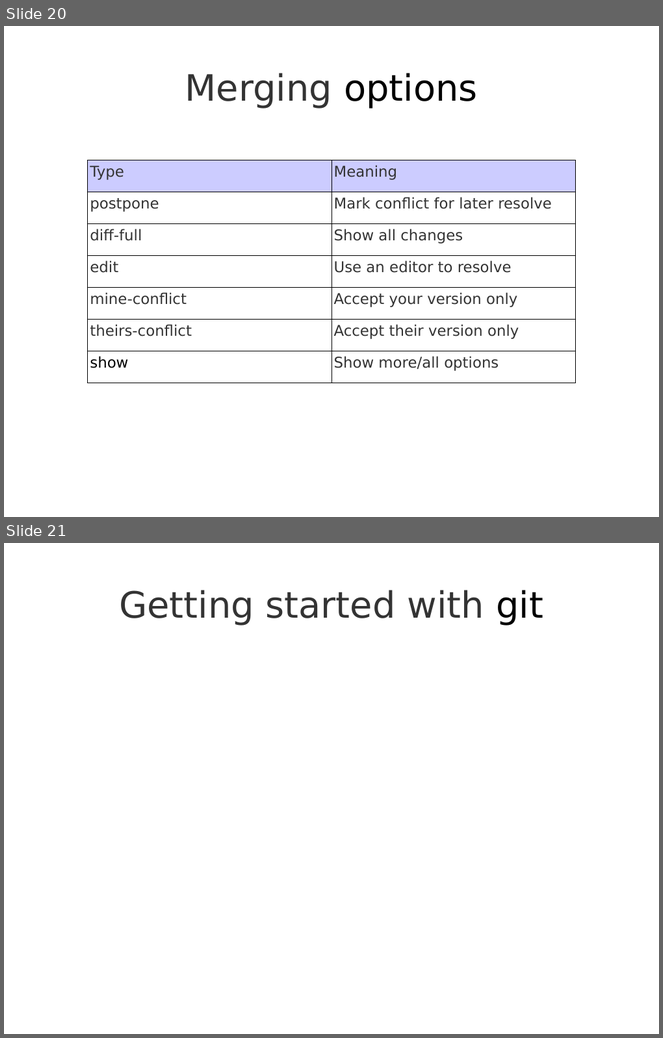
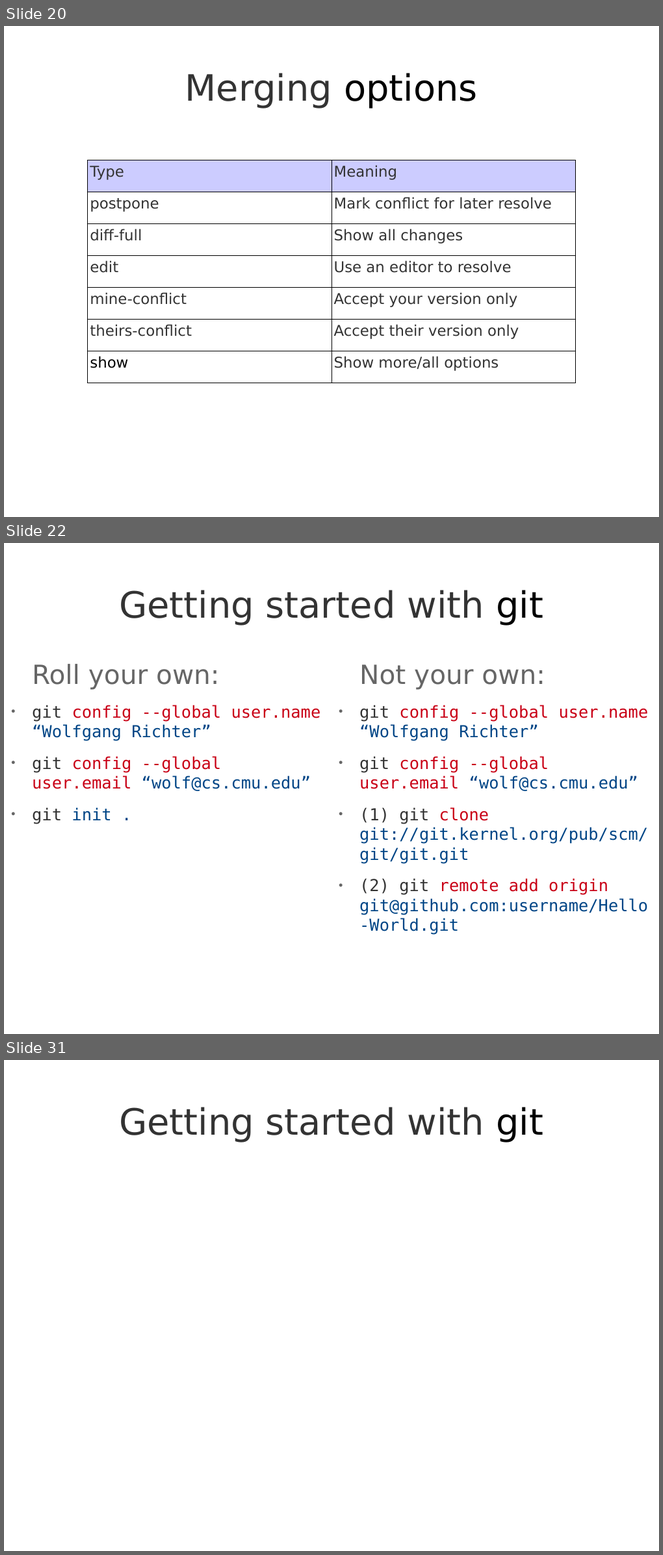
Before and after one commit to theonewolf/15-441-Recitation-Sessions, a slide deck: recitation2/src/recitation2.odp. Shown one above the other, each under a label of ours: slides 20 and 21 before the commit, slides 20, 22 and 31 after it; the slides between them are not shown. The pictures are 663x1038 and 663x1555 pixels, drawn with LibreOffice and Linux fonts; fonts in the diff are those of the drawing. Boxes give left, top, right and bottom in pixels: in the first picture for what was removed or moved away, otherwise in the second. Text is boxed around its words. In the diff, an @@ line names an element or a change of style, - is before the commit and + after.

Commit message:
working on git section, also hello class!

```diff
--- a/recitation2/src/recitation2.odp
+++ b/recitation2/src/recitation2.odp
@@ slide 22 added at box(4, 543, 659, 1034), background #FFFFFF @@
@@ title added at box(119, 590, 544, 626), 44 pt, text #333333 @@
+Getting started with git
@@ text added at box(32, 664, 321, 824), 20 pt, text #C90016 @@
+Roll your own:
+● git config --global user.name “Wolfgang Richter”
+● git config --global user.email “wolf@cs.cmu.edu”
+● git init .
@@ text added at box(360, 665, 649, 935), 20 pt, text #004586 @@
+Not your own:
+● git config --global user.name “Wolfgang Richter”
+● git config --global user.email “wolf@cs.cmu.edu”
+● (1) git clone git://git.kernel.org/pub/scm/git/git.git
+● (2) git remote add origin git@github.com:username/Hello-World.git
@@ what was slide 21 is now slide 31 @@
```
Also in this commit, not shown: 1 slide changed, 10 other slides added, 1 slide removed.
